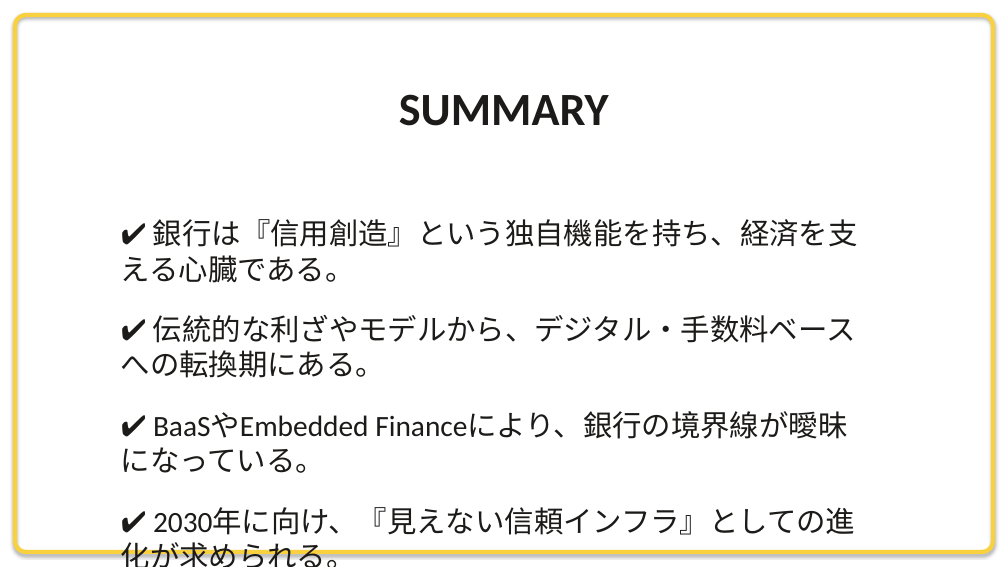
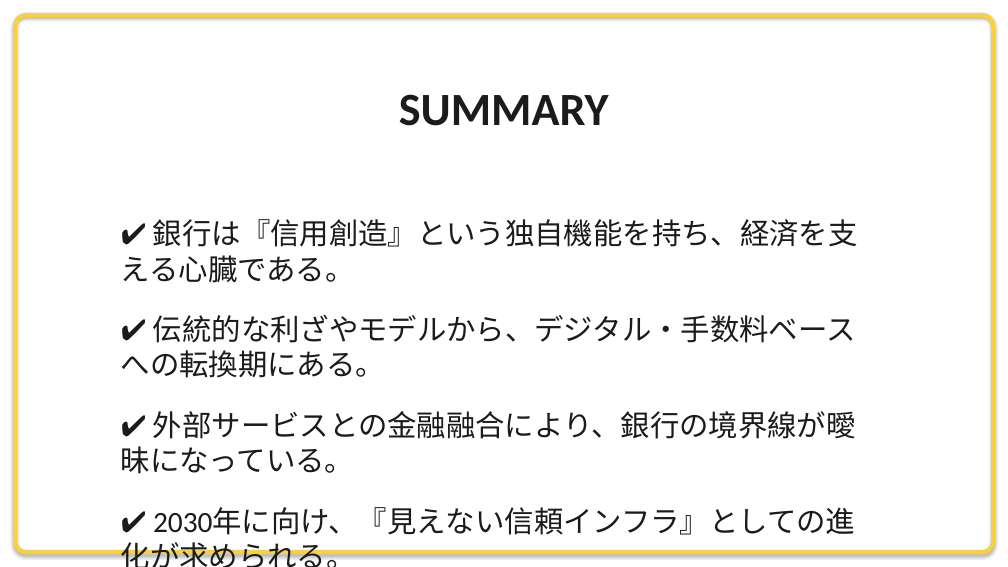
Before and after one commit to xilicrysta/bank-pptx, a slide deck: slide 24 of design-strategy/bank_strategy_presentation.pptx. Drawn at 1008x567 pixels with LibreOffice and Linux fonts; fonts in the diff are those of the drawing. Boxes give left, top, right and bottom in pixels: in the first picture for what was removed or moved away, otherwise in the second. Text is boxed around its words. In the diff, an @@ line names an element or a change of style, - is before the commit and + after.

```diff
--- a/design-strategy/bank_strategy_presentation.pptx
+++ b/design-strategy/bank_strategy_presentation.pptx
@@ text at box(121, 411, 856, 474): text changed @@
-✔ BaaSやEmbedded Financeにより、銀行の境界線が曖昧になっている。
+✔ 外部サービスとの金融融合により、銀行の境界線が曖昧になっている。
```
Also in this commit, not shown: 14 other slides changed, 1 other file.
